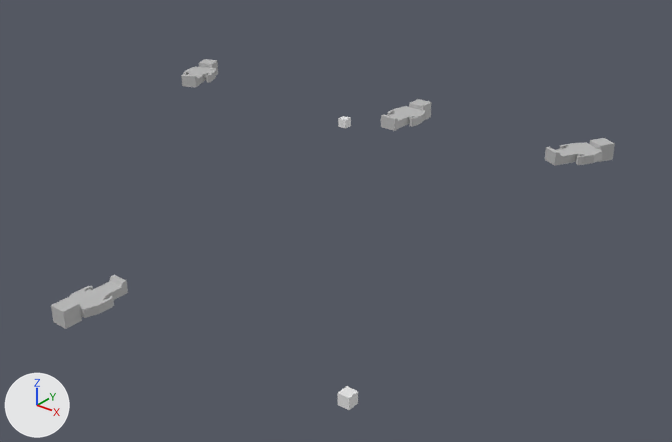
Before and after pictures for a commit that changed the Blender file data/nightScene.blend.
Camera for both pictures: a 50 mm camera at (1231.0, -1569.0, 853.0) aimed at (72.0, -121.0, -45.0). The axes (+X, +Y, +Z) are drawn at lower left. The lights are the same throughout.

The older version as bpy lines, for what is in view:
```python
me_lookat = bpy.data.meshes.new('lookat')
me_lookat.from_pydata(...)  # a box spanning x -1.0..1.0, y -1.0..1.0, z -1.0..1.0
me_player = bpy.data.meshes.new('Player')
me_player.from_pydata(...)  # 116 vertices, 208 faces; spans x -40.0..40.0, y 0.0..160.0, z -20.0..20.0
me_player.materials.append(mat_lambert1_004)  # grey #bcbcbc
me_zombie1 = bpy.data.meshes.new('zombie1')
me_zombie1.from_pydata(...)  # 116 vertices, 208 faces; spans x -40.0..40.0, y 0.0..160.0, z -20.0..20.0
me_zombie1.materials.append(mat_lambert1_005)  # grey #bcbcbc
me_zombie2 = bpy.data.meshes.new('zombie2')
me_zombie2.from_pydata(...)  # 116 vertices, 208 faces; spans x -40.0..40.0, y 0.0..160.0, z -20.0..20.0
me_zombie2.materials.append(mat_lambert1_006)  # grey #bcbcbc
me_zombie3 = bpy.data.meshes.new('zombie3')
me_zombie3.from_pydata(...)  # 116 vertices, 208 faces; spans x -40.0..40.0, y 0.0..160.0, z -20.0..20.0
me_zombie3.materials.append(mat_lambert1_002)  # grey #bcbcbc
ob_cube_001 = bpy.data.objects.new('Cube.001', me_lookat)
ob_cube_001.location = (0.0, 0.0, 135.0)
ob_cube_001.rotation_euler = (-1.571, 0.0, 0.0)  # degrees (-90, 0, 0)
ob_cube_001.scale = (10.0, 10.0, 10.0)
ob_player = bpy.data.objects.new('Player', me_player)
ob_player.location = (-196.0, -512.0, -131.0)
ob_player.rotation_euler = (0.0, 0.0, -3.142)  # degrees (0, 0, -180)
ob_zombie1 = bpy.data.objects.new('Zombie1', me_zombie1)
ob_zombie1.location = (-579.0, 63.0, 97.0)
ob_zombie1.rotation_euler = (0.0, 0.0, 0.415)  # degrees (0, 0, 24)
ob_zombie2 = bpy.data.objects.new('Zombie2', me_zombie2)
ob_zombie2.location = (0.0, 168.0, 81.0)
ob_zombie3 = bpy.data.objects.new('Zombie3', me_zombie3)
ob_zombie3.location = (382.0, 268.0, 59.0)
ob_zombie3.rotation_euler = (0.0, 0.0, -0.51)  # degrees (0, 0, -29)
```
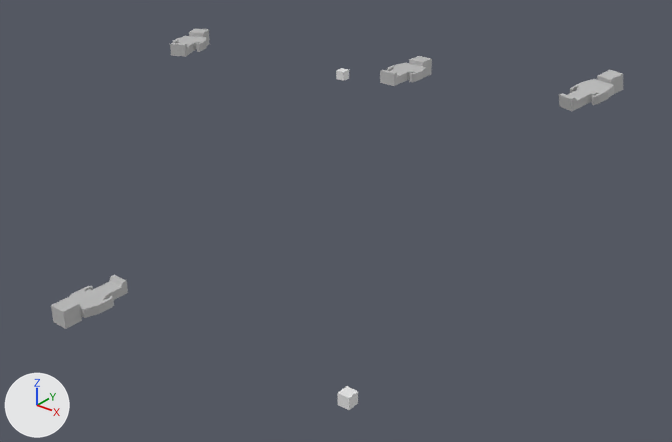
What changed in the scene script:
```text
Change ob_zombie3:
    ob_zombie3.location: (382.0, 268.0, 59.0) -> (382.0, 319.0, 173.0)
    ob_zombie3.rotation_euler: (0.0, 0.0, -0.51) -> (0.215, -0.0146, -0.347)  # degrees (0, 0, -29) -> degrees (12, -0.8, -20)
Change ob_cube_001:
    ob_cube_001.location: (0.0, 0.0, 135.0) -> (0.0, -7.0, 249.0)
Change ob_zombie1:
    ob_zombie1.location: (-579.0, 63.0, 97.0) -> (-520.0, -19.0, 211.0)
Change ob_zombie2:
    ob_zombie2.location: (0.0, 168.0, 81.0) -> (0.0, 161.0, 194.0)
```

Boxes [x1, y1, x2, y2] around the edits, measured in the pictures (672 x 442 px):
'Zombie3', moved, turned
    before: [545, 138, 615, 166]
    after: [559, 70, 624, 111]
'Zombie2', moved
    before: [381, 99, 432, 131]
    after: [380, 56, 432, 86]
'Zombie1', moved
    before: [181, 59, 218, 87]
    after: [170, 29, 210, 57]
'Cube.001', moved
    before: [338, 116, 351, 129]
    after: [336, 68, 349, 81]
